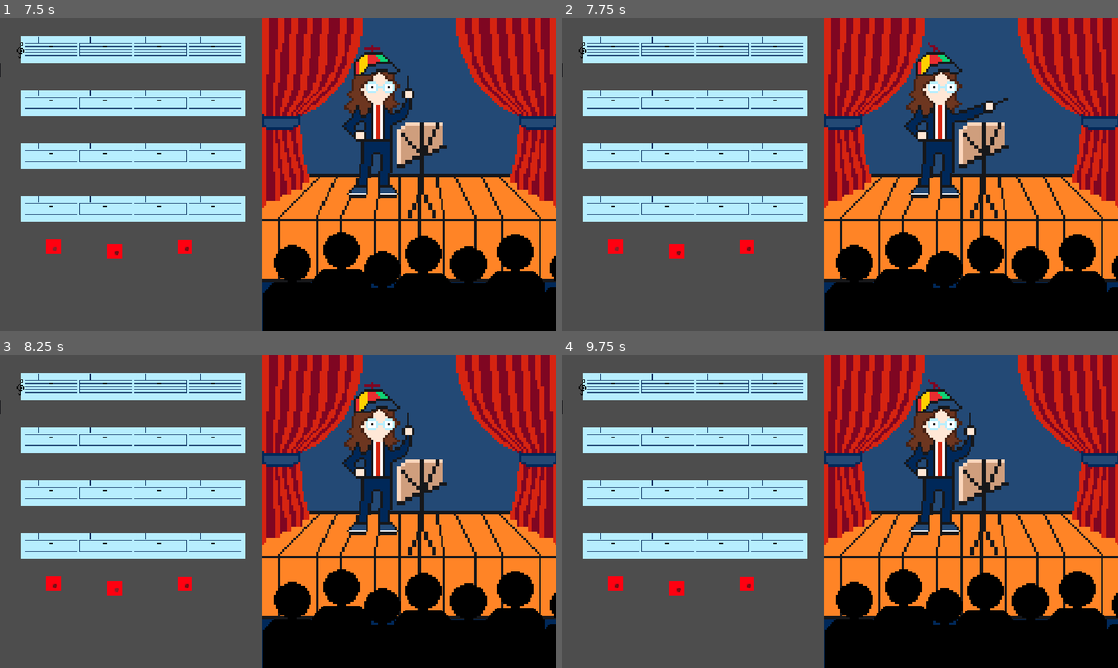
Above: before the commit, frames 1-4 (two rows, left to right).
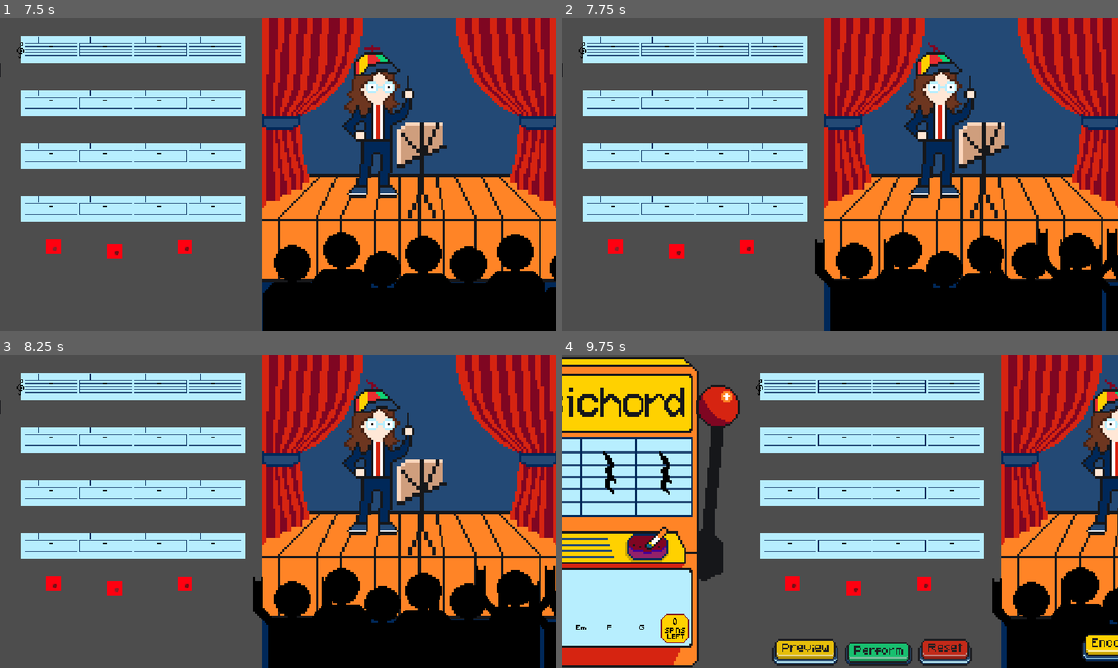
Above: after the commit, the same moments.

Repository: twhassall/slotsichord
Game: Godot game, scene res://scenes/actualScreens/MainScreen.tscn
The game is run twice, just before and just after one commit, with the same random seed, the same clock (stepped at 60 frames per second) and the same inputs.
Inputs (mouse positions are in pixels of both pictures, inside the frame that each line leads up to):
- Up to frame 1 (7.5 s): click (361, 315) at 0.5 s; click (361, 315) at 1.25 s; click (433, 315) at 2 s; click (272, 249) at 2.75 s; click (172, 252) at 3.5 s; click (189, 249) at 4.25 s; click (55, 249) at 5 s; click (116, 252) at 5.75 s; click (189, 249) at 6.5 s; click (55, 249) at 7.25 s
- Up to frame 2 (7.75 s): no input
- Up to frame 3 (8.25 s): click (116, 589) at 8 s
- Up to frame 4 (9.75 s): click (1023, 642) at 8.77 s; click (834, 652) at 9.52 s

Frame 1 is identical in both runs. In frame 2, 1.8% of the frame differs, in the area x 45-100%, y 18-100%; in frame 3, 1.4%; in frame 4, 71%, in the area x 0-100%, y 0-100%.

Commit message:
play all plays to the last bar

Diff:
--- a/scripts/arrangement_area.gd
+++ b/scripts/arrangement_area.gd
@@ -25,20 +25,34 @@
 	$PerformButton.visible = true
 
 func play_all_bars():
+	#make a list of all slots
+	var all_slots = []
 	for line in slots:
 		for bit in line:
-			var bar = bit.get_bar_data()
-			var chord = bit.current_chord
+			all_slots.append(bit)
 
-			if chord != "":
-				MusicLibrary.play_chord(chord)
+	# find the index of the last slot with any bar or chord
+	var last_index =-1
 
-			#time based on bpm just pause if no bar
-			#adjust the chord sound itself if chord sound isnt long enough
-			if bar.is_empty():
-				await get_tree().create_timer(MusicLibrary.beat_duration() * 4).timeout
-			else:
-				await MusicLibrary.play_bar(bar)
+	for index in range(all_slots.size()):
+
+		var bit = all_slots[index]
+		if not bit.get_bar_data().is_empty() or bit.current_chord != "":
+			last_index = index
+
+	#play p to the end (+1 as arrays start at 0)
+	for i in range(last_index + 1):
+		var bit = all_slots[i]
+		var bar = bit.get_bar_data()
+		var chord = bit.current_chord
+
+		if chord != "":
+			MusicLibrary.play_chord(chord)
+
+		if bar.is_empty():
+			await get_tree().create_timer(MusicLibrary.beat_duration() * 4).timeout
+		else:
+			await MusicLibrary.play_bar(bar)
 
 func clear_all_bars():
 	for line in slots:
